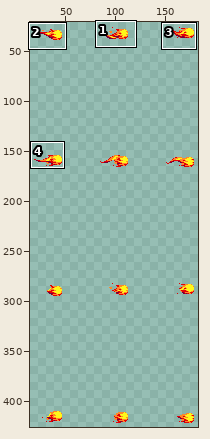
File history of a sprite sheet, vanca/images/fireball-sheet0.png. The picture above shows the old version from afar; the outline marks the close-up.
Close-up. Earlier state:
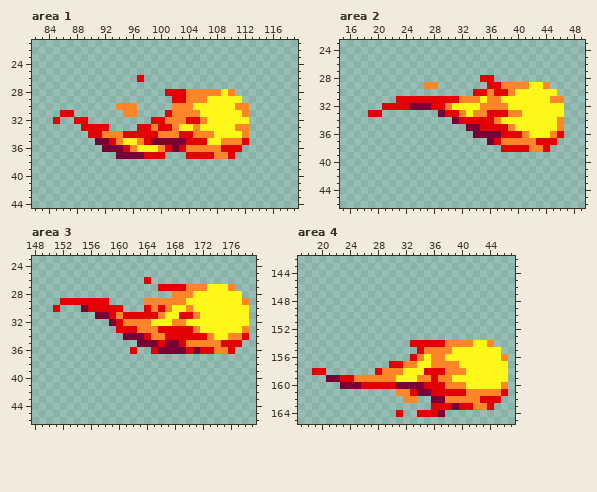
The file is 256x512 pixels. Shown: area 1: x 82..119, y 21..44; area 2: x 15..49, y 23..46; area 3: x 148..179, y 23..46; area 4: x 17..47, y 142..165. The wide view leaves out empty margins.
After the commit:
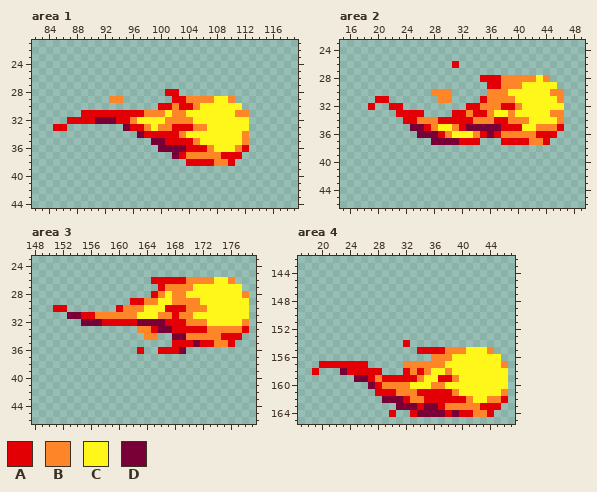
Palette (. is transparent): A #e30004  B #ff8628  C #fff719  D #790036
Diff:
Changed rows in their new state; - is an unchanged pixel.
Area 1:
first column x 85:
26 ------------.---------------
28 ------------------........--
29 --------BB------------B--B.-
30 ---------...---AA-AAB-----C.
31 -..-AAAAAAAAABBBC--CC-----B-
32 .-A--ADDDAABCCCC---BCC------
33 AA--....--DA-BCBBAAA-B----CC
34 -----.......D--AAABCCCC-----
35 ------........--AAA-BC--CCCB
36 -------........DD-DAAA-CCCBA
37 ---------.......-DABBBB-A-A-
38 -------------------AAAABBA--
Area 2:
first column x 19:
26 ------------A---------------
28 ------------------ABBBBBCB--
29 --------..------------C--CC-
30 ---------BBB---..-BBC-----BB
31 -AA-......BB....A--BB-----C-
32 A-.--.........AA---AAB------
33 ..--AAAA--..-ABAABCC-C----BB
34 -----AABBBAAA--BBBAABBB-----
35 ------DDABCCBA--DDD-AA--BBBA
36 -------DDDABCCCBA-ABBB-BAAA.
37 ---------DDDDAAA-..AAAA-B-.-
38 -------------------.......--
Area 3:
first column x 152:
26 ------------.AAAAABBBBCCB--
27 ---------------BBB-CC---CC-
28 -------------ABC--C-------B
29 .......---AA--CC--BB------C
30 A--.....-BBBCCCAAA-BB------
31 -DDAABBB-BBCCC-BABBC-------
32 ---DDDAA-AADDDDAAABBB-----B
33 --------...--ADD---AABBBBBA
34 ---------...B-..DDBBB-BAAA.
35 -----------.....A-ADAA-B-.-
36 ----------.A-.AAA-.......--
Area 4:
first column x 20:
154 ------------A............--
155 ---------------AAA-BB---B.-
156 -------------...--B-------.
157 AAAAAAA---..--BB--CC------B
158 .--DAAAA-...ABABCC-CC------
159 -....DDA-AAAAA-CCAAB-------
160 ---....D-BBBBCCCBBCCC-----C
161 --------AAA--BAA---BCCCCCCB
162 ---------DDDA-BAAAAAA-CCBBA
163 -----------DDDADD-BBBB-A-A-
164 ----------A.-ADDD-ADAABBA--
Pixel boxes of the changes (left, top, right, bottom) in both close-ups:
changed: (53, 75, 249, 166)
changed: (368, 61, 564, 152)
changed: (60, 277, 249, 354)
changed: (319, 340, 508, 417)
